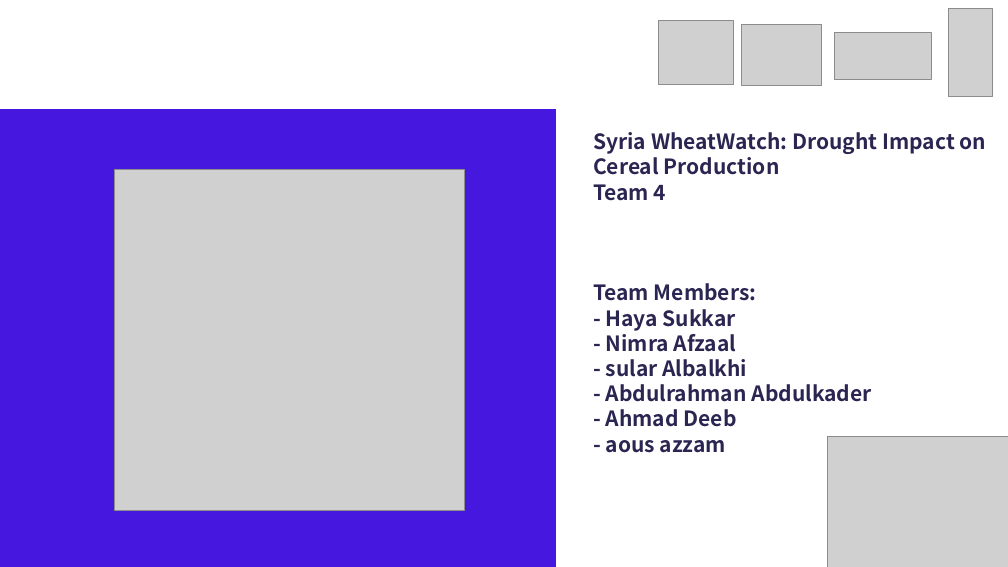
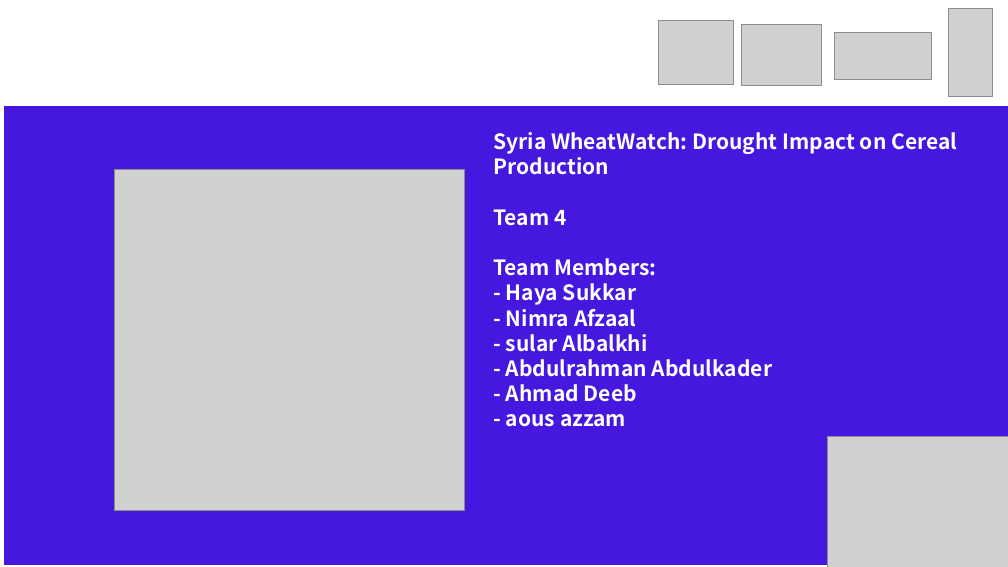
Before and after one commit to AhmedGDeeb/FTL, a slide deck: slide 2 of hackathon/report and results/Frontier_Tech_Leaders_ Programme_Template - hackathon.pptx. Drawn at 1008x567 pixels with LibreOffice and Linux fonts; fonts in the diff are those of the drawing; grey boxes stand for pictures. Boxes give left, top, right and bottom in pixels: in the first picture for what was removed or moved away, otherwise in the second. Text is boxed around its words. In the diff, an @@ line names an element or a change of style, - is before the commit and + after.

Commit message:
Update Presentation

```diff
--- a/hackathon/report and results/Frontier_Tech_Leaders_ Programme_Template - hackathon.pptx
+++ b/hackathon/report and results/Frontier_Tech_Leaders_ Programme_Template - hackathon.pptx
@@ rectangle resized from (x1=0, y1=110, x2=556, y2=567) to (x1=5, y1=107, x2=1008, y2=564) @@
@@ text "Syria WheatWatch: Drought Impact on ..." moved from (x1=593, y1=132, x2=987, y2=453) to (x1=493, y1=132, x2=957, y2=427) @@
@@ text "Syria WheatWatch: Drought Impact on ..." at (x1=493, y1=132, x2=957, y2=427): text colour #2B2551 to #FEFFFE @@
```
Also in this commit, not shown: 8 other slides changed.
